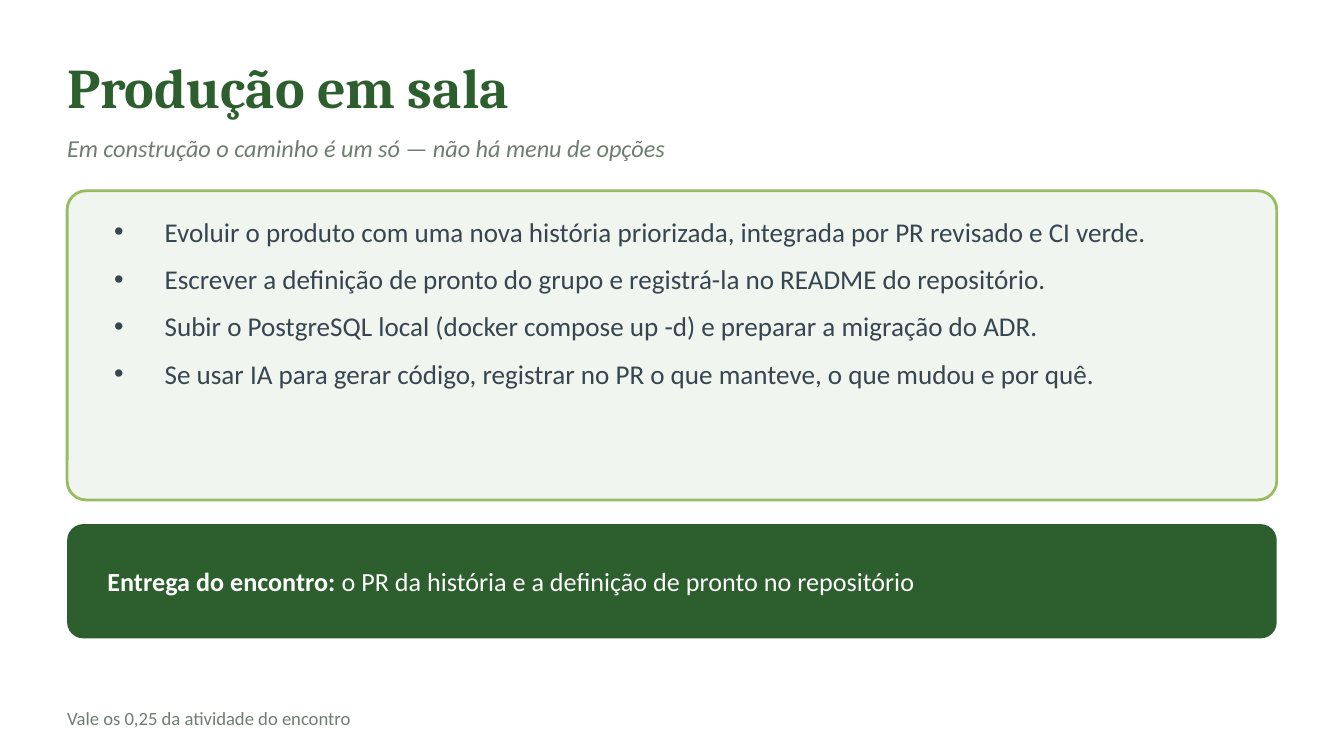
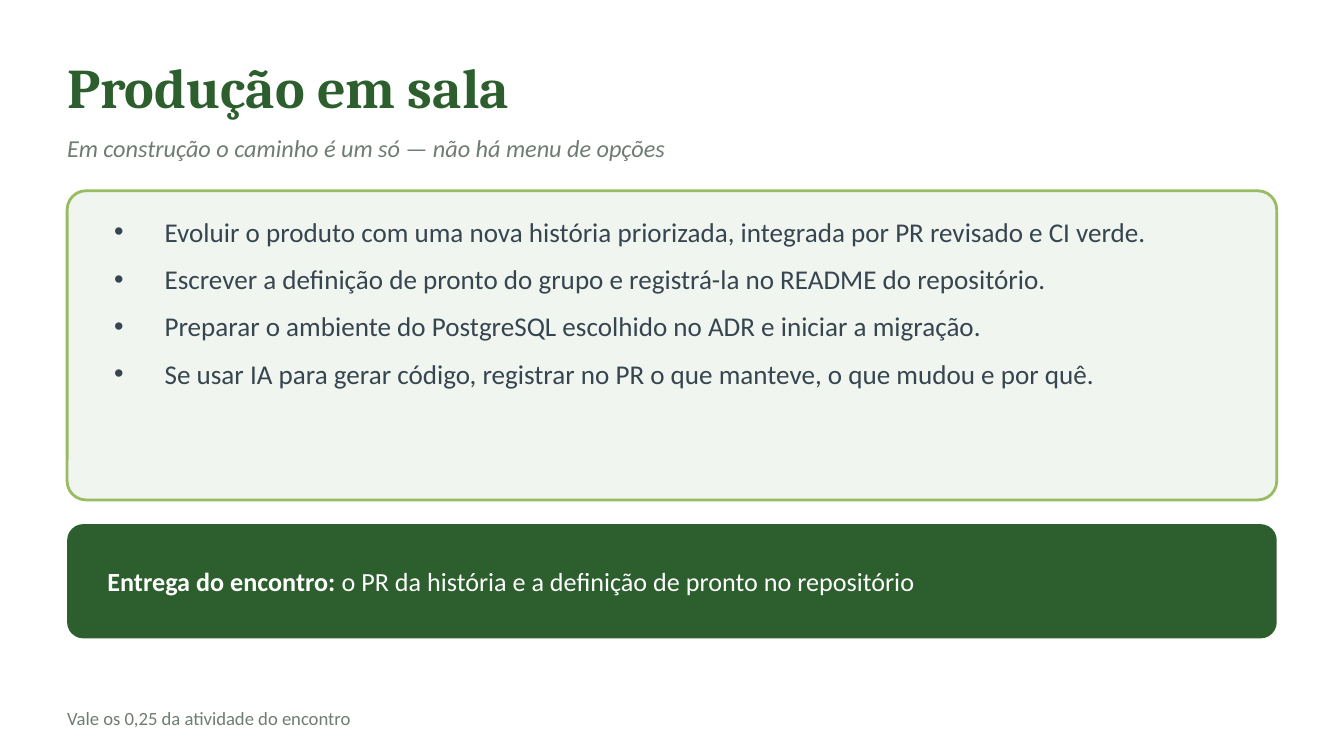
Before and after one commit to CatolicaSC-EngSoft/g1126-analise-projeto-desenvolvimento-agil-alunos, a slide deck: slide 13 of slides/aula-11-construcao-incremental.pptx. Drawn at 1344x756 pixels with LibreOffice and Linux fonts; fonts in the diff are those of the drawing. Boxes give left, top, right and bottom in pixels: in the first picture for what was removed or moved away, otherwise in the second. Text is boxed around its words. In the diff, an @@ line names an element or a change of style, - is before the commit and + after.

```diff
--- a/slides/aula-11-construcao-incremental.pptx
+++ b/slides/aula-11-construcao-incremental.pptx
@@ text at box(165, 317, 981, 341): text changed @@
-• Subir o PostgreSQL local (docker compose up -d) e preparar a migração do ADR.
+• Preparar o ambiente do PostgreSQL escolhido no ADR e iniciar a migração.
```
Also in this commit, not shown: 1 other slide changed, 26 other files.
